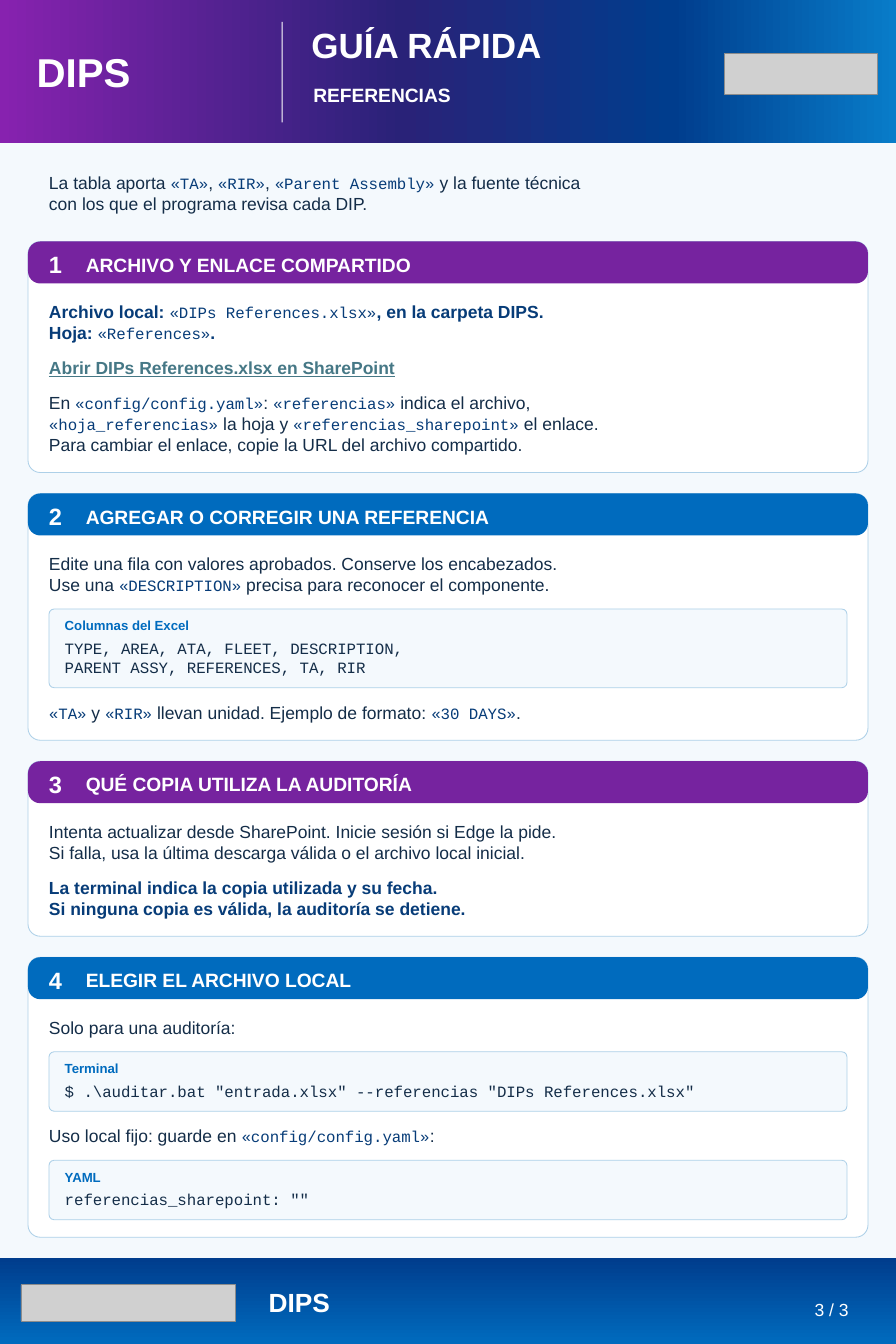
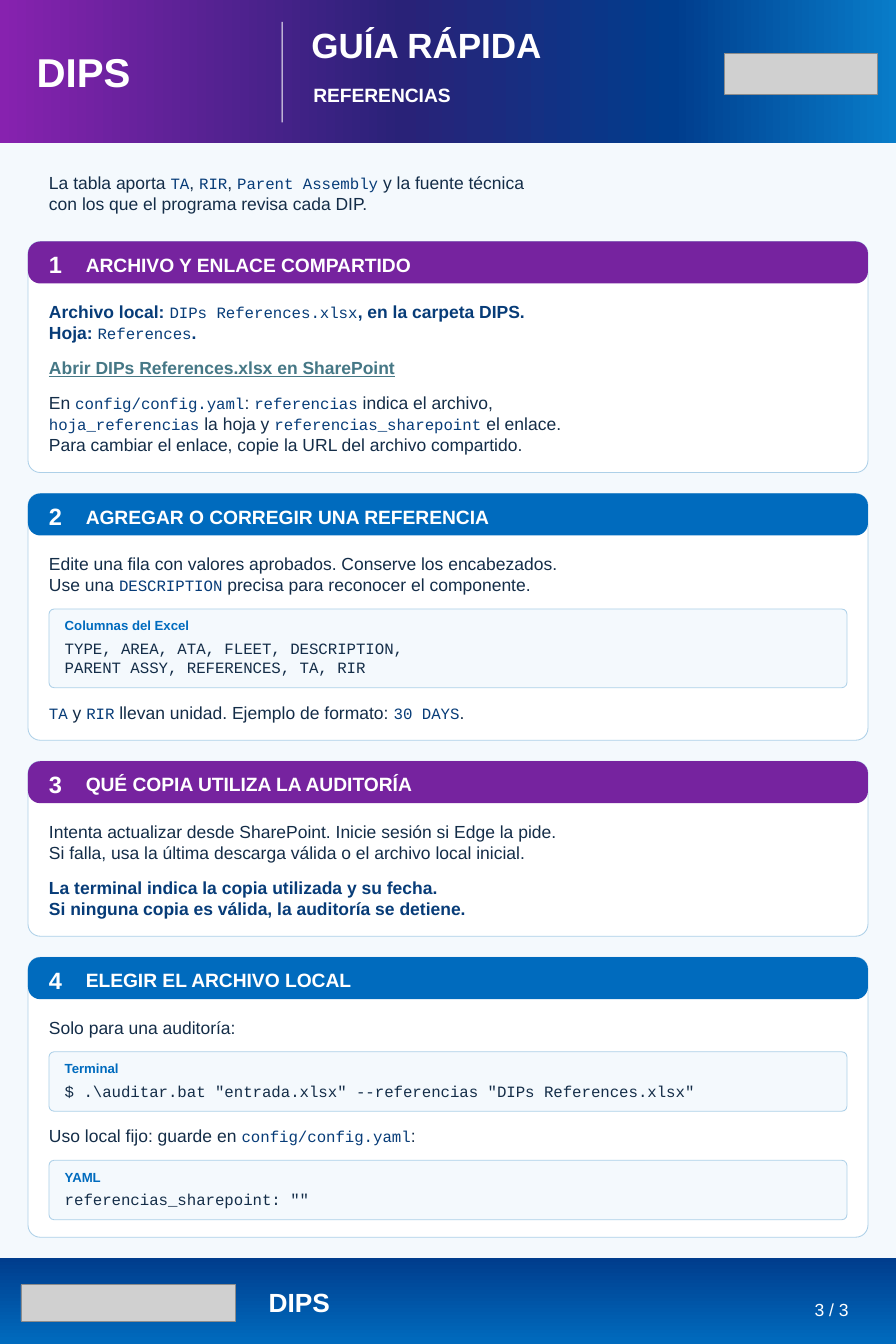
Before and after one commit to lviloriabas/dips, a slide deck: slide 3 of docs/Guia_DIPS_reglas_referencias.pptx. Drawn at 896x1344 pixels with LibreOffice and Linux fonts; fonts in the diff are those of the drawing; grey boxes stand for pictures. Boxes give left, top, right and bottom in pixels: in the first picture for what was removed or moved away, otherwise in the second. Text is boxed around its words. In the diff, an @@ line names an element or a change of style, - is before the commit and + after.

Commit message:
Quita comillas de los ejemplos de la guia DIPS

```diff
--- a/docs/Guia_DIPS_reglas_referencias.pptx
+++ b/docs/Guia_DIPS_reglas_referencias.pptx
@@ text at (x1=49, y1=176, x2=524, y2=193): text changed @@
-La tabla aporta «TA», «RIR», «Parent Assembly» y la fuente técnica
+La tabla aporta TA, RIR, Parent Assembly y la fuente técnica
@@ text at (x1=49, y1=305, x2=525, y2=322): text changed @@
-Archivo local: «DIPs References.xlsx», en la carpeta DIPS.
+Archivo local: DIPs References.xlsx, en la carpeta DIPS.
@@ text at (x1=49, y1=326, x2=192, y2=343): text changed @@
-Hoja: «References».
+Hoja: References.
@@ text at (x1=49, y1=396, x2=493, y2=413): text changed @@
-En «config/config.yaml»: «referencias» indica el archivo,
+En config/config.yaml: referencias indica el archivo,
@@ text at (x1=49, y1=417, x2=561, y2=434): text changed @@
-«hoja_referencias» la hoja y «referencias_sharepoint» el enlace.
+hoja_referencias la hoja y referencias_sharepoint el enlace.
@@ text at (x1=49, y1=578, x2=531, y2=595): text changed @@
-Use una «DESCRIPTION» precisa para reconocer el componente.
+Use una DESCRIPTION precisa para reconocer el componente.
@@ text at (x1=49, y1=706, x2=460, y2=723): text changed @@
-«TA» y «RIR» llevan unidad. Ejemplo de formato: «30 DAYS».
+TA y RIR llevan unidad. Ejemplo de formato: 30 DAYS.
@@ text at (x1=49, y1=1129, x2=411, y2=1146): text changed @@
-Uso local fijo: guarde en «config/config.yaml»:
+Uso local fijo: guarde en config/config.yaml:
```
Also in this commit, not shown: 2 other slides changed, 1 other file.
